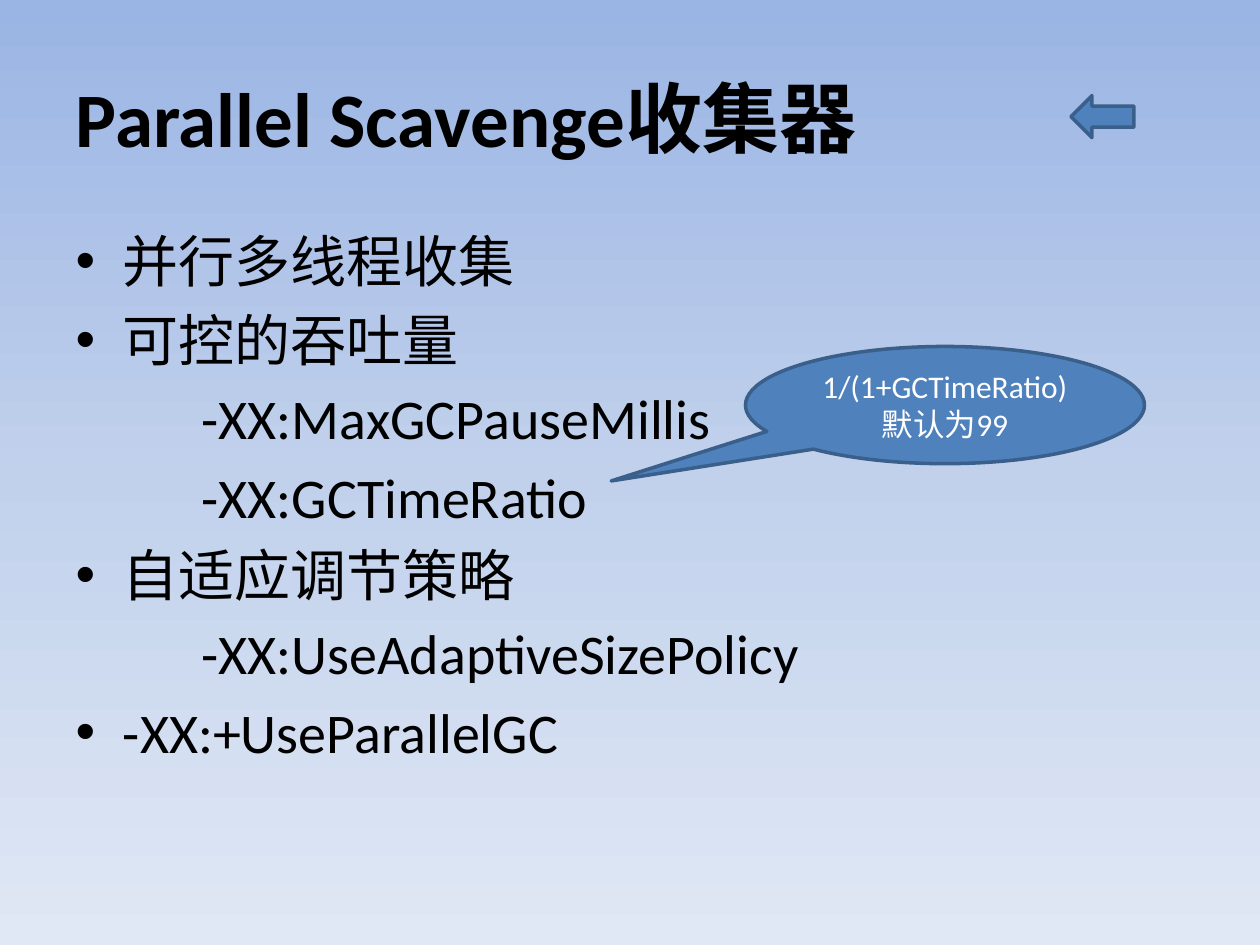
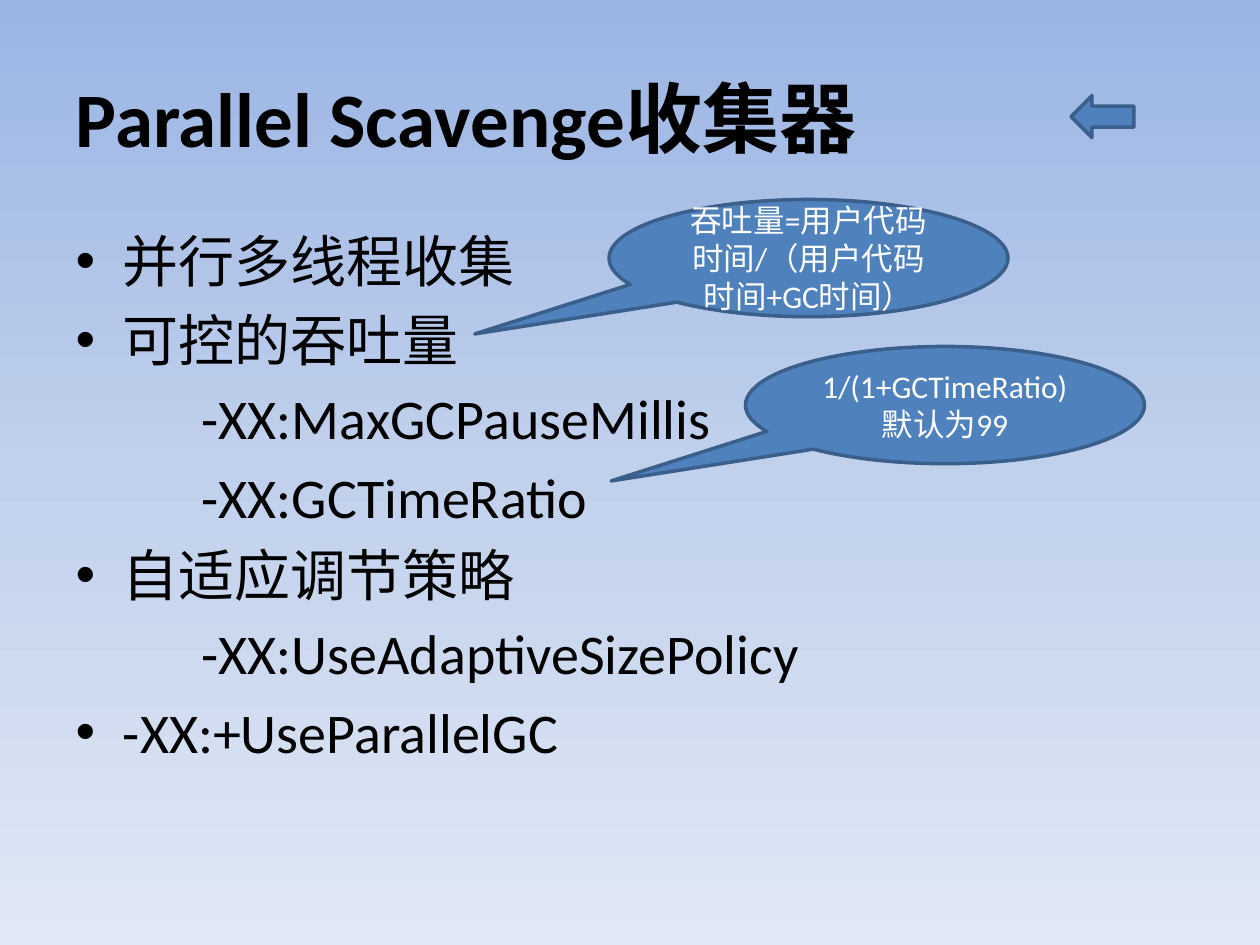
Before and after one commit to Aissue/myLearn, a slide deck: slide 11 of aboutGC/src/files/GC.pptx. Drawn at 1260x945 pixels with LibreOffice and Linux fonts; fonts in the diff are those of the drawing. Boxes give left, top, right and bottom in pixels: in the first picture for what was removed or moved away, otherwise in the second. Text is boxed around its words. In the diff, an @@ line names an element or a change of style, - is before the commit and + after.

```diff
--- a/aboutGC/src/files/GC.pptx
+++ b/aboutGC/src/files/GC.pptx
@@ speech bubble added at (x1=609, y1=199, x2=1008, y2=316), fill #4F81BD, outline #3A5F8C 2 pt, 18 pt, text #FFFFFF @@
+吞吐量=用户代码时间/（用户代码时间+GC时间）
```
Also in this commit, not shown: 1 slide added.
